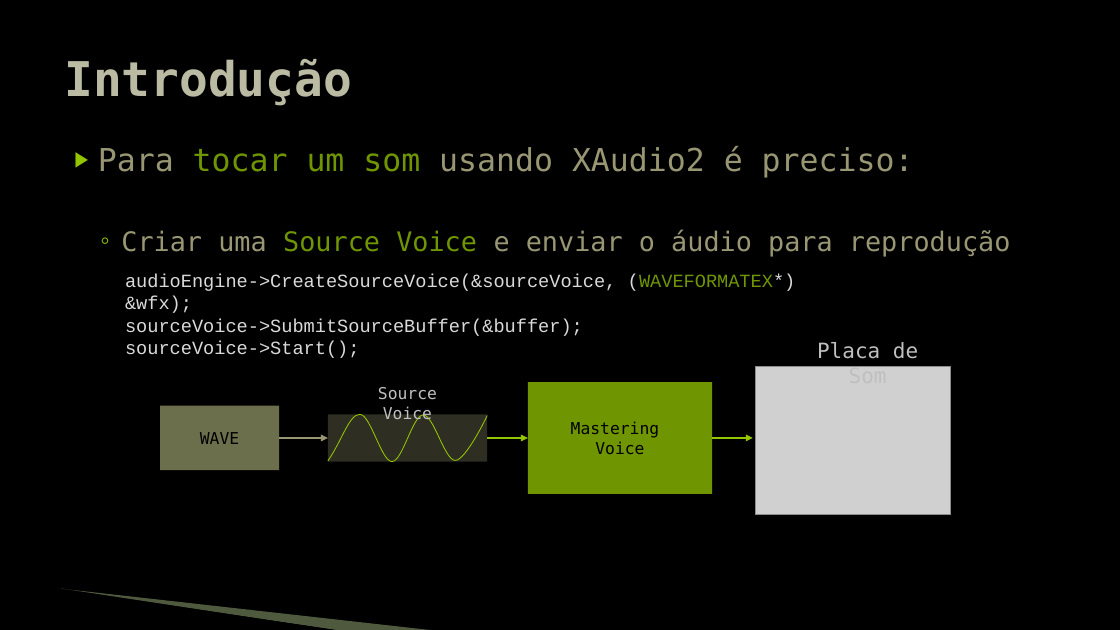
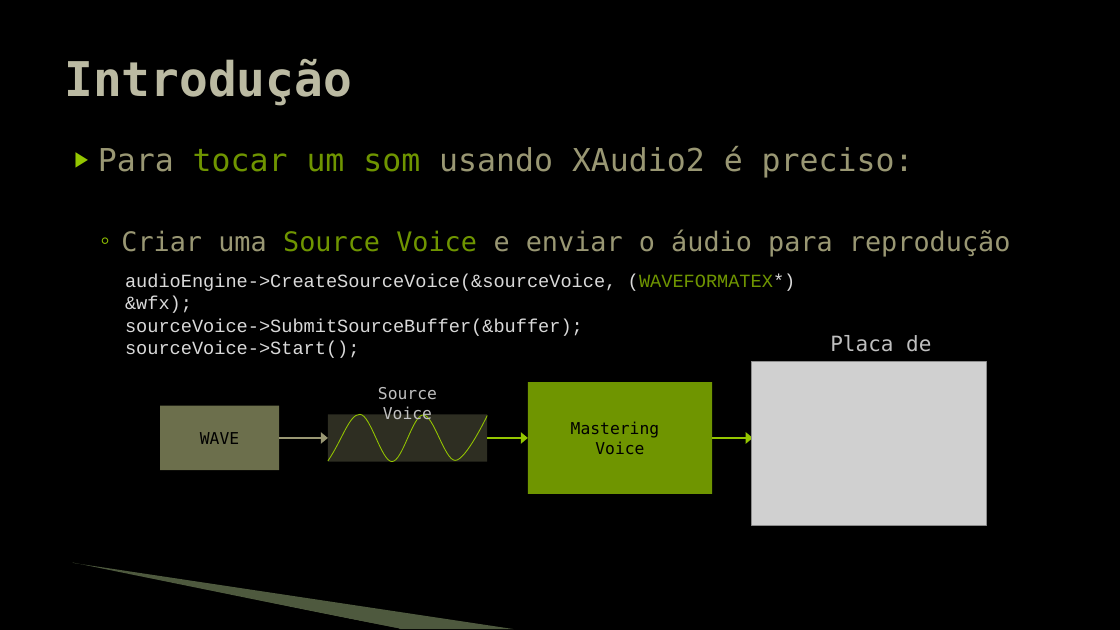
Before and after one commit to JudsonSS/Jogos, a slide deck: slide 4 of Slides/16. Controle do Áudio.pptx. Drawn at 1120x630 pixels with LibreOffice and Linux fonts; fonts in the diff are those of the drawing; grey boxes stand for pictures; background and template pictures are left out. Boxes give left, top, right and bottom in pixels: in the first picture for what was removed or moved away, otherwise in the second. Text is boxed around its words. In the diff, an @@ line names an element or a change of style, - is before the commit and + after.

```diff
--- a/Slides/16. Controle do Áudio.pptx
+++ b/Slides/16. Controle do Áudio.pptx
@@ text "Placa de Som": place and size @@
-text "Placa de Som" at [817, 342, 918, 367]
+text "Placa de Som" at [830, 335, 931, 362]
@@ picture: place and size @@
-picture at [755, 367, 951, 515]
+picture at [752, 361, 986, 525]
@@ arrow (712, 438) - (753, 438): stroke #94C600 1.5 pt to #94C600 2 pt @@
@@ freeform shape: place and size @@
-freeform shape at [60, 590, 340, 630]
+freeform shape at [71, 565, 400, 629]
@@ freeform shape: place and size @@
-freeform shape at [61, 589, 437, 630]
+freeform shape at [73, 563, 514, 629]
```
Also in this commit, not shown: 11 other slides changed, 1 other file.
